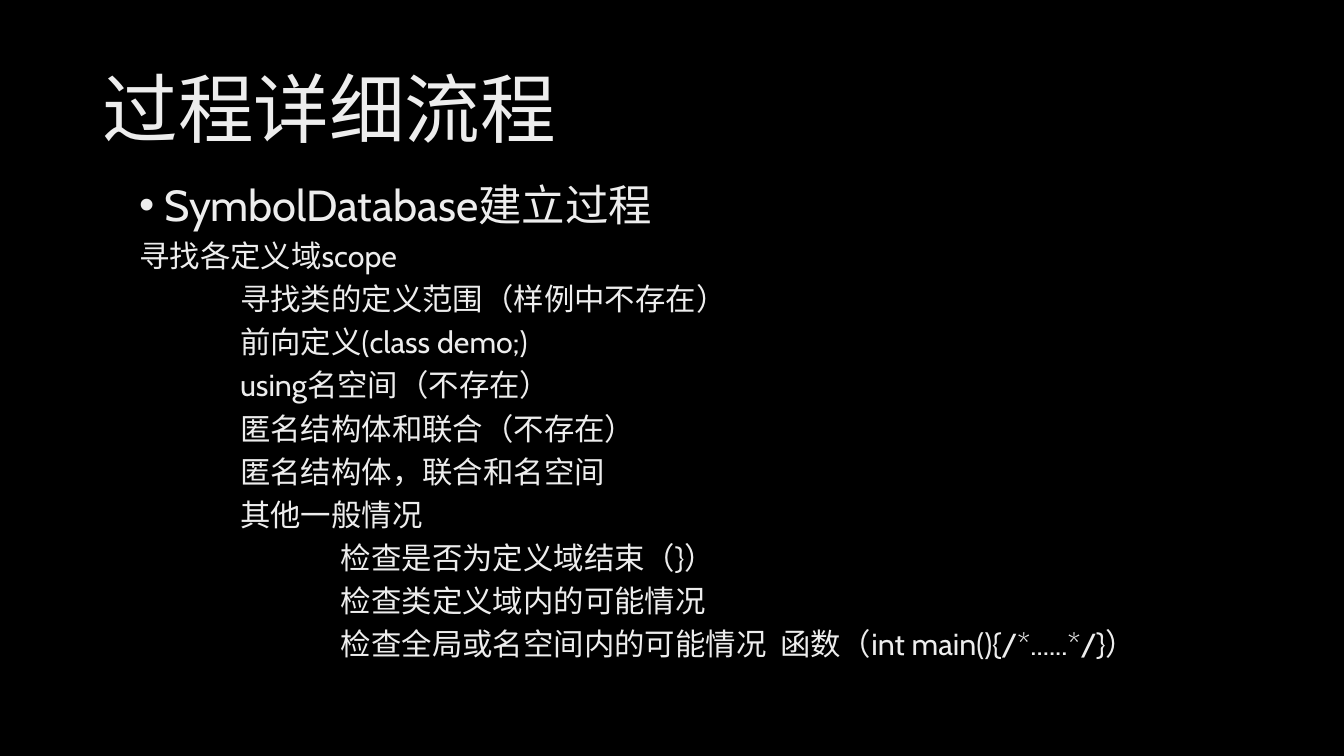
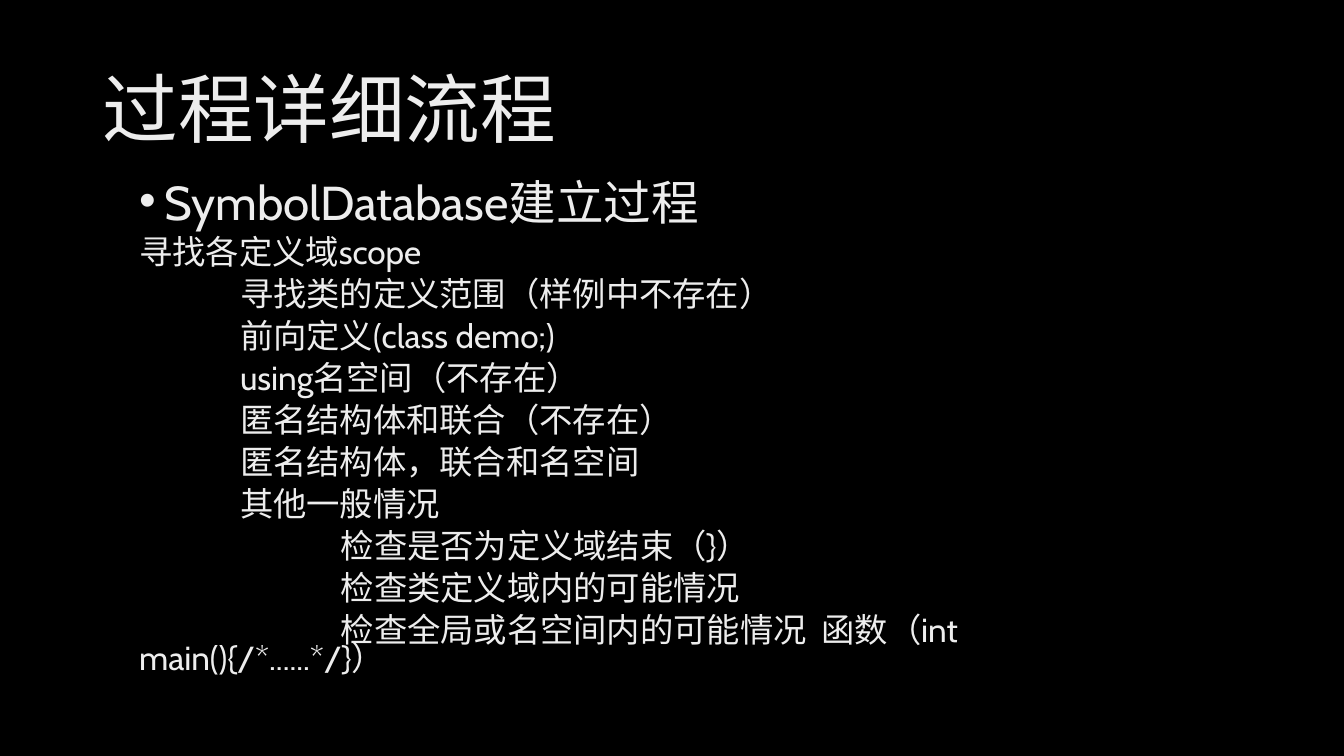
Before and after one commit to HSCppcheck/Cppcheck, a slide deck: slide 21 of 汇报/第六周课堂汇报.pptx (slide 18 before the commit). Drawn at 1344x756 pixels with LibreOffice and Linux fonts; fonts in the diff are those of the drawing; background and template pictures are left out. Boxes give left, top, right and bottom in pixels: in the first picture for what was removed or moved away, otherwise in the second. Text is boxed around its words. In the diff, an @@ line names an element or a change of style, - is before the commit and + after.

```diff
--- a/汇报/第六周课堂汇报.pptx
+++ b/汇报/第六周课堂汇报.pptx
@@ text "SymbolDatabase建立过程" at box(139, 180, 958, 675): size 31 to 34 pt in "SymbolDatabase建立过程"; size 21.7 to 23.8 pt in "寻找各定义域scope", "寻找类的定义范围（样例中不存在）", "前向定义(class demo;)", "using名空间（不存在）" and 6 more places; line spacing 0.8 to 0.7 @@
```
Also in this commit, not shown: 3 other slides changed, 3 slides added, 1 other file.
